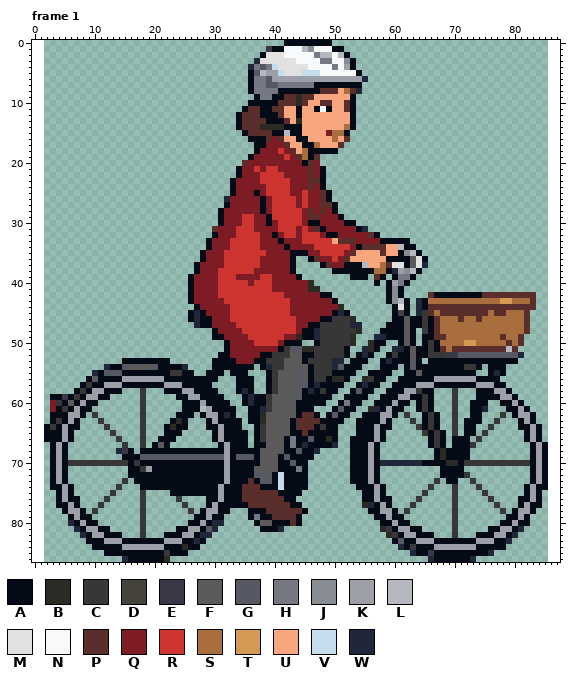
One commit to this pixel-art file: art/source/rw_cyclist_adult/rw_cyclist_adult_pedal.aseprite. That is the earlier state.
84x87 pixels, 8 frames. Shown: frame 1. The old version is drawn lined up with the new one, on the new canvas. The commit also changed other frames, which this record leaves out.
Palette (. is transparent): A #050a17  B #2b2a25  C #373737  D #44423a  E #393847  F #5b5b5b  G #565864  H #767884  J #878c92  K #9c9ea8  L #b5b9bf  M #e1e1e1  N #f7f9fa  P #5a2e2a  Q #7d1c24  R #ce3531  S #a86e3e  T #d49a54  U #f7a67f  V #c4dcec  W #21273a
Once edited:
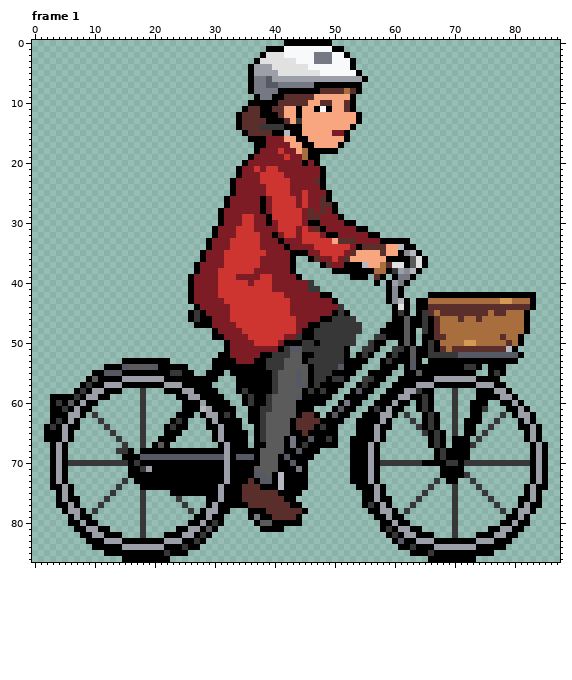
What changed:
canvas 84x87 -> 88x87, the old top-left corner now at 2,0
colour A: #050a17 -> #000000
Changed rows in their new state; - is a pixel that keeps its letter.
Frame 1:
first column x 32:
 1 -------A-----NN---------
 2 ----------------HH-N----
 3 -----A---------H----N---
 4 ----AKKKM---------N-N---
 5 -----KK--M---MMM--------
 6 -----------------------A
 8 -------------------P--A-
 9 ------------P-----------
10 ------------P-----------
12 ---------------------UA-
13 ------------C--------UA-
14 ------CCCC----------U---
15 -----------------UQQ----
16 -------Q-Q--------U-A---
17 ----------Q----U---A----
18 -----------Q------------
19 ------------Q--A--------
20 ---A----------QA--------
21 --------------Q---------
22 --------------Q---------
23 --------------Q---------
24 --------------Q---------
25 -----Q----------Q-------
26 A-----------------------
first column x 30:
31 A------------------------A-
32 --------------------------A
first column x 3:
37 --------------------------------------------------------------A------------------
38 ---------------------------------------------------------C-----------------------
40 -------------------------------------------C-------------------------------------
41 -------------------------------------------CC------------------------------------
42 ---------------------------------------------------------------A--------AAAAAAAAA
43 -------------------------------------------------------------A------------------A
44 ------------------------------------------------C------------A------------------A
45 ------------------------C-----------------------C---------C--A-----------------A-
46 ------------------------C-------------------------C----------------------------A-
47 ------------------------A-------------------------CC---------------------------A-
48 --------------------------------------------C------C----------C----------------A-
49 -----------------------------------------C--C-----C---CC----------------------A--
50 ------------------------------------------CC------C--C------------------------A--
51 ------------------------------------------CC--------CC---CC------------------A---
52 ----------------------------------------------------C-------------CC----------A--
53 -----------------------------------------------CCA------C------------------------
54 ---------A------------A-----------A-C----------C---------------------------------
55 -------A-------------------------AAA--------------------------------------C------
56 ----------------------------------AA-----------CC---C----------------------------
57 ----------------------------------AA--------C-------C----------------------------
58 --------------------------------C-AA-------C-------------------------------------
59 --A------------------------------C-----------------------------------------------
60 A--------------------------------C-----------------------------------------------
61 A----------------------------------C-----------------AC-----------------C--------
62 -----------------------------C-----C---------------------------------------------
63 ---------------------C-------------C---------------------------------------------
64 --------------------C------------------------------------------------------------
66 ----------------------------------------------C----------------------------------
67 ------------------------------------------C----A---------------------------------
68 -----------CC-------------------------------A--------------------C---------------
69 -----------------------------------------------------------------C---------------
70 -------------------------------------------------------CCCCCCC----CC-------------
72 --------------------------------------L------------------------------------------
73 --------------------------------------L------------------------------------------
74 --------------------------------------L------------------------------------------
77 ----------------------------------------------------AC---------------------------
80 ---A-----------------------CA-----------A----------------------------------------
81 ----A----------------------A----------A----------------A----------------------A--
82 -----A-------------------CA-----------------------------A--------------------A---
83 ------------------------C---------------------------------------------------A----
84 ----------------------C-----------------------------------A-C--------------------
85 ------------------------------------------------------------A--C---------A-------
86 ------------A------A-------------------------------------------A------A----------
Boxes around the changes in both pictures, in picture pixels (x1, y1, x2, y2):
changed: (44, 40, 548, 562)
